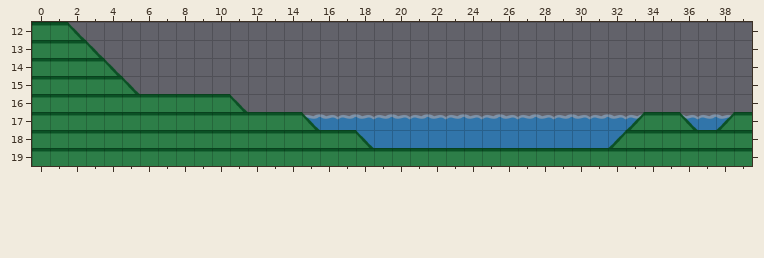
A Tiled map gets an edit: tiles/level-1.tmx. The first picture shows the starting point.
Cells are 40x40 px. Shown: x 0..39, y 12..19.
The same view after the edit:
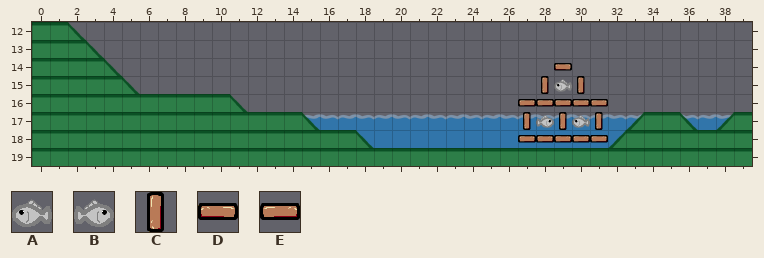
Key: from "nice tiles": A 6 "fish", B 6 flipped left-right "fish", C 7 flipped left-right "wood", D 7 flipped on the other diagonal "wood", E 7 turned 270 "wood".
_ is an empty cell, . an unchanged one.
Tiles of an added or newly shown layer are drawn over the layers below it.
Difference:
--- layer "bits" (added)
@@ x 27..31 @@
-14 .._..
-15 ._._.
-16 _____
-17 _._._
-18 _____
+14 ..D..
+15 .C.C.
+16 EEEEE
+17 C.C.C
+18 EEEEE
--- layer "fish"
@@ x 29..29 @@
-15 _
+15 A
@@ x 28..30 @@
-17 _._
+17 B.A
